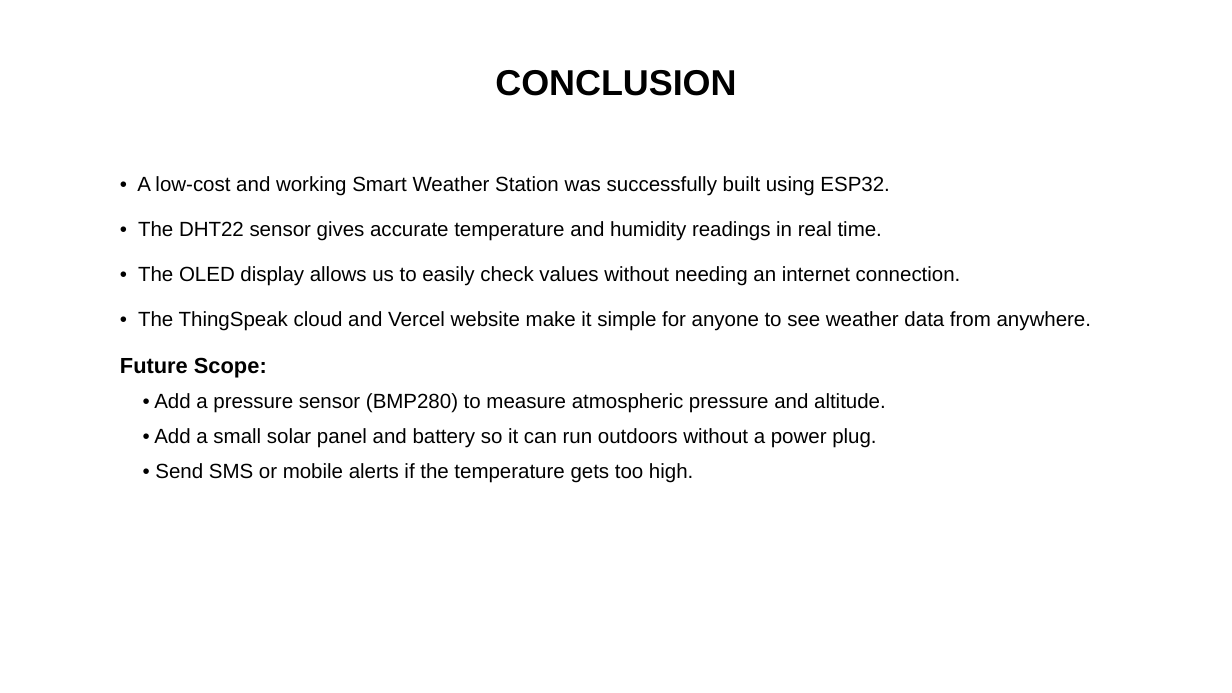
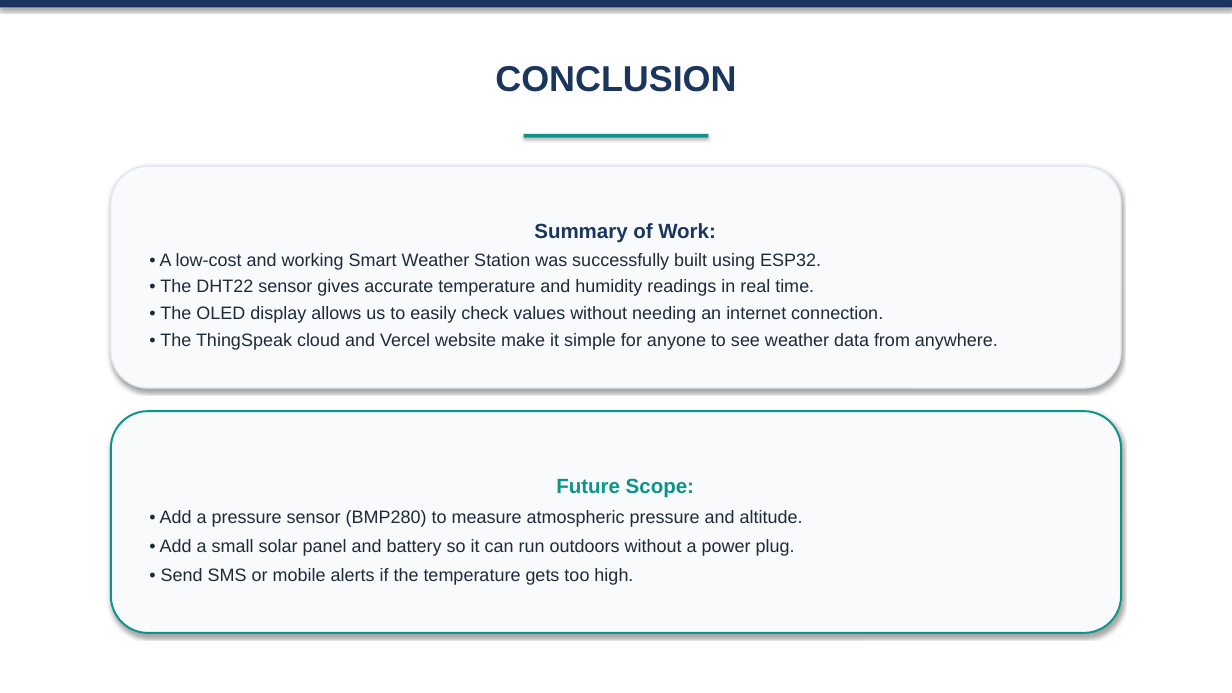
Before and after one commit to prasoon9999/smart-weather-station, a slide deck: slide 8 of Smart_Weather_Station_Presentation.pptx. Drawn at 1232x693 pixels with LibreOffice and Linux fonts; fonts in the diff are those of the drawing. Boxes give left, top, right and bottom in pixels: in the first picture for what was removed or moved away, otherwise in the second. Text is boxed around its words. In the diff, an @@ line names an element or a change of style, - is before the commit and + after.

Commit message:
docs: finalize aesthetic presentation preserving exact format and simple language

```diff
--- a/Smart_Weather_Station_Presentation.pptx
+++ b/Smart_Weather_Station_Presentation.pptx
@@ rectangle added at [0,0,1232,7], fill #1A365D @@
@@ text "CONCLUSION" at [495,66,736,92]: text colour #000000 to #1A365D @@
@@ rectangle added at [524,134,709,138], fill #0D9488 @@
@@ rounded rectangle "Summary of Work:": place and size @@
-rounded rectangle "Summary of Work:" at [120,176,1091,483]
+rounded rectangle "Summary of Work:" at [111,166,1121,388]
@@ rounded rectangle "Summary of Work:" at [111,166,1121,388]: vertical alignment top to middle; fill none to #F8FAFC; outline none to #E2E8F0 1 pt; shadow on @@
@@ text in rounded rectangle at [534,223,716,243]: paragraph added @@
+Summary of Work:
@@ text in rounded rectangle at [160,253,998,350]: size 16 to 14 pt, text colour #000000 to #1E293B; less space between paragraphs @@
@@ text in rounded rectangle at [120,357,886,483]: paragraphs removed @@
-Future Scope:
-• Add a pressure sensor (BMP280) to measure atmospheric pressure and altitude.
-• Add a small solar panel and battery so it can run outdoors without a power plug.
-• Send SMS or mobile alerts if the temperature gets too high.
@@ rounded rectangle added at [111,411,1121,633], fill #F8FAFC, outline #0D9488 1.5 pt, 14 pt, text #1E293B @@
+Future Scope:
+• Add a pressure sensor (BMP280) to measure atmospheric pressure and altitude.
+• Add a small solar panel and battery so it can run outdoors without a power plug.
+• Send SMS or mobile alerts if the temperature gets too high.
```
Also in this commit, not shown: 9 other slides changed, 2 other files.
